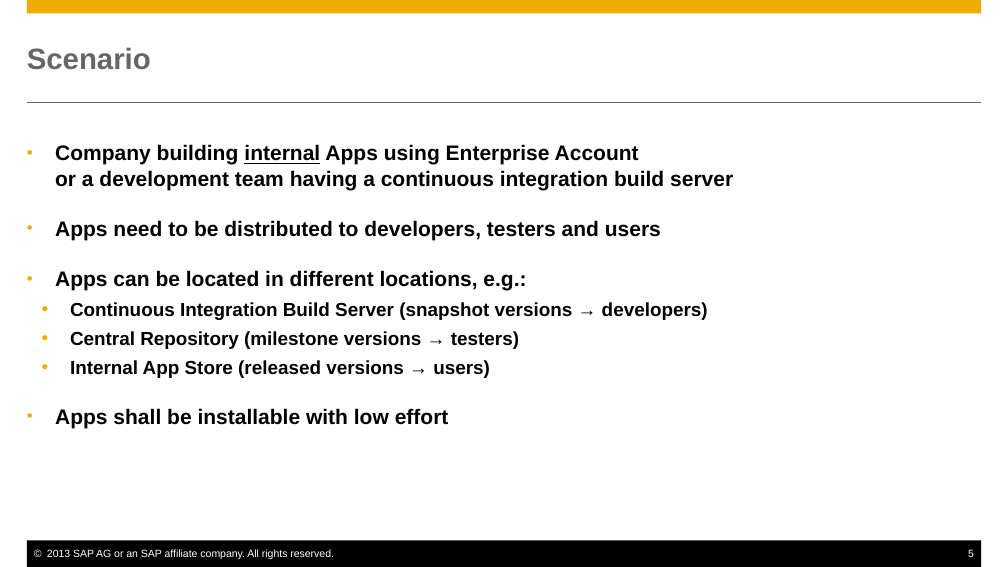
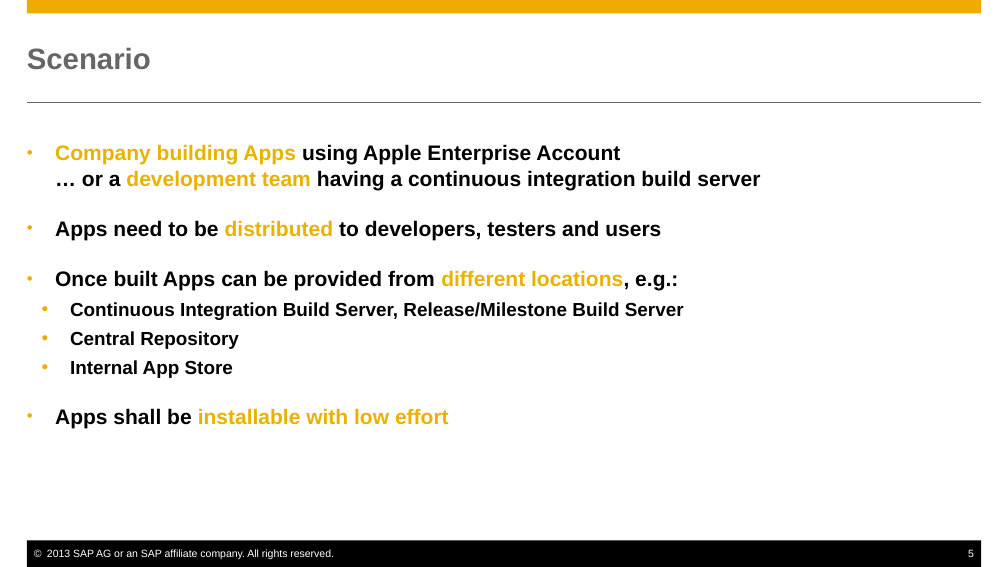
Before and after one commit to sap-production/OTAService, a slide deck: slide 5 of docs/OTAService.pptx. Drawn at 1008x567 pixels with LibreOffice and Linux fonts; fonts in the diff are those of the drawing. Boxes give left, top, right and bottom in pixels: in the first picture for what was removed or moved away, otherwise in the second. Text is boxed around its words. In the diff, an @@ line names an element or a change of style, - is before the commit and + after.

Commit message:
Improved PPTX presentation

```diff
--- a/docs/OTAService.pptx
+++ b/docs/OTAService.pptx
@@ text at [55, 144, 760, 190]: text changed @@
-• Company building internal Apps using Enterprise Account
-  or a development team having a continuous integration build server
+• Company building Apps using Apple Enterprise Account
+  … or a development team having a continuous integration build server
@@ text at [55, 220, 661, 428]: text colour #000000 to #EAB200 in "distributed", "installable with low effort" @@
@@ text at [55, 270, 684, 378]: text changed @@
-• Apps can be located in different locations, e.g.:
-  • Continuous Integration Build Server (snapshot versions → developers)
-  • Central Repository (milestone versions → testers)
-  • Internal App Store (released versions → users)
+• Once built Apps can be provided from different locations, e.g.:
+  • Continuous Integration Build Server, Release/Milestone Build Server
+  • Central Repository
+  • Internal App Store
```
Also in this commit, not shown: 10 other slides changed.
